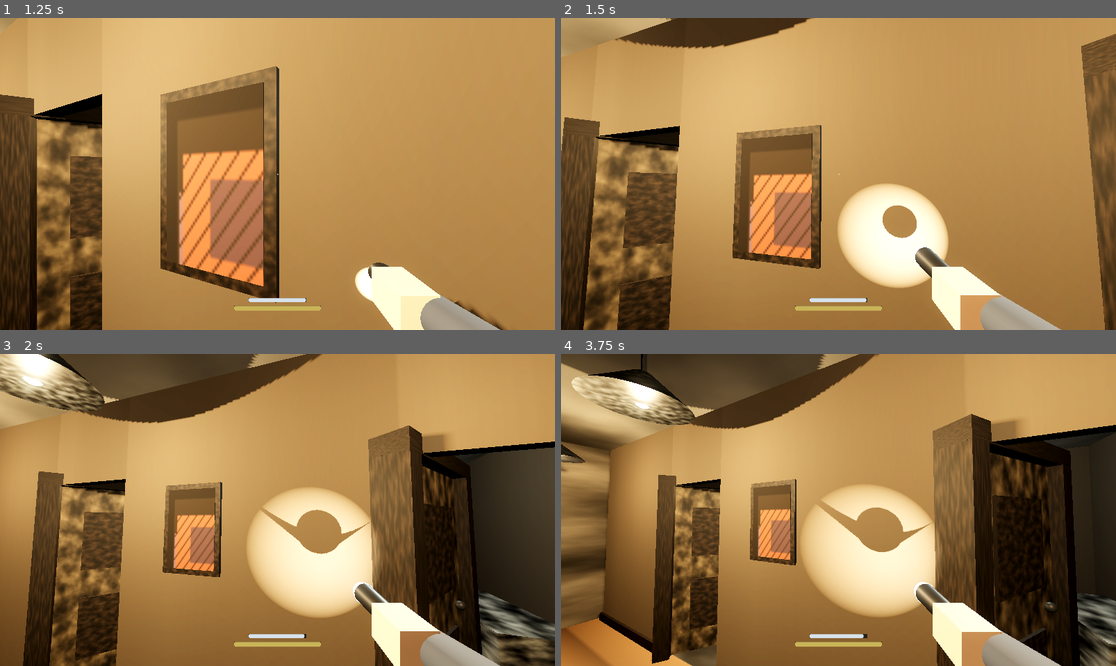
Above: before the commit, frames 1-4 (two rows, left to right).
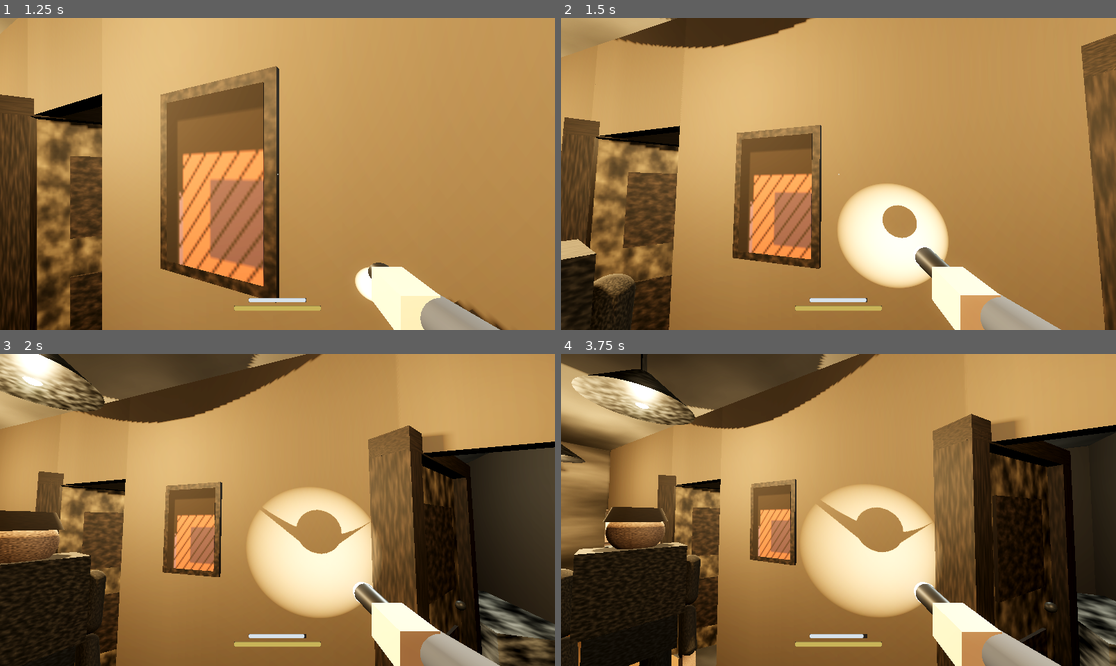
Above: after the commit, the same moments.

Repository: blastbeng/ProjectSpecterV2
Game: Godot game, scene res://scenes/boot.tscn
Same seed, same stepped clock (60 frames per second), same inputs: the game is played once before the commit and once after it.
Inputs (mouse positions are in pixels of both pictures, inside the frame that each line leads up to):
- Up to frame 1 (1.25 s): click "HOST MATCH" at 0.5 s
- Up to frame 2 (1.5 s): tap Enter (ui_accept) at 1.25 s; move the mouse to (866, 174) at 1.27 s; hold Up (ui_up) from 1.28 s (still down); tap Q at 1.35 s; click (866, 174) at 1.42 s
- Up to frame 3 (2 s): keep holding Up (ui_up); tap Enter (ui_accept) at 1.52 s
- Up to frame 4 (3.75 s): keep holding Up (ui_up); move the mouse to (810, 510) at 2.02 s; tap Ctrl at 2.1 s; tap Enter (ui_accept) at 2.27 s; move the mouse to (849, 503) at 2.77 s; hold Shift 2.78-3.53 s; move the mouse to (832, 516) at 3.52 s; tap Alt at 3.6 s; click (832, 516) at 3.67 s

Frame 1 is identical in both runs. In frame 2, 1.7% of the frame differs, in the area x 0-14%, y 70-100%; in frame 3, 6.0%; in frame 4, 8.7%, in the area x 0-26%, y 48-100%.

Commit message:
avatar: investigator humanoid (Vision 5.7) - primitive rig on pivots, detailed pixel-loop face, walk/idle/crouch procedural anim, hallway demo avatar; headless test_avatar PASS

Diff:
--- /dev/null
+++ b/scripts/entities/investigator_avatar.gd
@@ -0,0 +1,266 @@
+class_name InvestigatorAvatar
+extends Node3D
+## Investigator humanoid (Vision 5.7): primitive segments hung on Node3D
+## pivots, code-made detailed face texture, procedural walk/idle animation.
+## Mesh child of every pivot is offset half its length down, so rotating the
+## pivot swings the limb. Used for remote players, bots and a demo avatar.
+
+const HEAD_Y := 1.58
+const SHOULDER_Y := 1.42
+const HIP_Y := 0.99
+
+const SKINS: Array[Color] = [Color("c8a284"), Color("d3ac8c"), Color("a8764f"), Color("7c4a2d")]
+const JACKETS: Array[Color] = [Color("41506b"), Color("4a443b"), Color("474f44"), Color("5a4550")]
+const PANTS_C := Color("2c3138")
+const BOOT_C := Color("1e2126")
+const HAIR_C := Color("241a12")
+
+static var _face_cache: Dictionary = {}
+
+var player_index := 0
+var display_name := ""
+var _speed := 0.0
+var _crouching := false
+
+var _rig: Node3D
+var _torso: Node3D
+var _head: Node3D
+var _hips: Array[Node3D] = []
+var _knees: Array[Node3D] = []
+var _shoulders: Array[Node3D] = []
+var _elbows: Array[Node3D] = []
+var _phase := 0.0
+var _breath := 0.0
+var _walk01 := 0.0
+var _crouch01 := 0.0
+
+
+## Public drive API (network avatars / bots call this every frame).
+func drive(speed: float, sprinting := false, crouching := false) -> void:
+	_speed = speed
+	_crouching = crouching and not sprinting
+
+
+func _ready() -> void:
+	_build_rig()
+
+
+func _cloth(color: Color, rough := 0.88) -> StandardMaterial3D:
+	return MaterialFactory.grime(color, rough, 0.18)
+
+
+func _mesh(m: Mesh, mat: Material) -> MeshInstance3D:
+	var mi := MeshInstance3D.new()
+	mi.mesh = m
+	mi.material_override = mat
+	return mi
+
+
+## Detailed face per Vision 5.7/5.11: shading, brows, eyes with whites+iris,
+## nose, lips, stubble and hair band — all from a pixel loop; cached per skin.
+static func face_texture_detailed(skin: Color, seed_value := 0) -> ImageTexture:
+	var key := "faced:%s/%d" % [skin.to_html(), seed_value]
+	if _face_cache.has(key):
+		return _face_cache[key]
+	var img := Image.create(128, 128, false, Image.FORMAT_RGB8)
+	var rng := RandomNumberGenerator.new()
+	rng.seed = seed_value + 17
+	# Base skin with left/right shading, jaw shadow, brow highlight.
+	for y in range(128):
+		for x in range(128):
+			var shade := 1.0 - 0.14 * absf(float(x) / 127.0 - 0.5)
+			shade -= 0.10 * float(y > 98)
+			shade += 0.05 * float(y < 30)
+			img.set_pixel(x, y, Color(skin.r * shade, skin.g * shade, skin.b * shade))
+	# Eye sockets (dark) then whites then iris.
+	for y in range(52, 66):
+		for x in range(32, 52):
+			img.set_pixel(x, y, skin.darkened(0.4))
+		for x in range(76, 96):
+			img.set_pixel(x, y, skin.darkened(0.4))
+	for y in range(55, 63):
+		for x in range(35, 49):
+			img.set_pixel(x, y, Color(0.75, 0.76, 0.72))
+		for x in range(79, 93):
+			img.set_pixel(x, y, Color(0.75, 0.76, 0.72))
+	for y in range(57, 62):
+		for x in range(40, 43):
+			img.set_pixel(x, y, Color(0.28, 0.34, 0.38))
+		for x in range(84, 87):
+			img.set_pixel(x, y, Color(0.28, 0.34, 0.38))
+		for x in range(42, 44):
+			img.set_pixel(x, y, Color(0.1, 0.1, 0.12))
+		for x in range(86, 88):
+			img.set_pixel(x, y, Color(0.1, 0.1, 0.12))
+	# Brows.
+	for x in range(33, 51):
+		img.set_pixel(x, 50, skin.darkened(0.62))
+		img.set_pixel(x, 51, skin.darkened(0.62))
+		img.set_pixel(x + 44, 50, skin.darkened(0.62))
+		img.set_pixel(x + 44, 51, skin.darkened(0.62))
+	# Nose bridge + nostrils.
+	for y in range(68, 77):
+		for x in range(61, 67):
+			img.set_pixel(x, y, skin.darkened(0.12))
+	for x in range(60, 63):
+		img.set_pixel(x, 76, skin.darkened(0.5))
+	for x in range(65, 68):
+		img.set_pixel(x, 76, skin.darkened(0.5))
+	# Lips.
+	for x in range(48, 80):
+		img.set_pixel(x, 88, Color(0.34, 0.13, 0.13))
+	for x in range(51, 77):
+		img.set_pixel(x, 90, Color(0.245, 0.1, 0.1))
+	# Stubble speckle on jaw.
+	for i in range(420):
+		var x := rng.randi_range(38, 90)
+		var y := rng.randi_range(93, 112)
+		img.set_pixel(x, y, skin.darkened(rng.randf_range(0.22, 0.38)))
+	# Hair band across the top + sideburns.
+	for y in range(0, 15):
+		for x in range(8, 120):
+			img.set_pixel(x, y, HAIR_C if x % 9 != 0 else HAIR_C.lightened(0.08))
+	for y in range(15, 24):
+		for x in range(10, 28):
+			if rng.randf() < 0.55: img.set_pixel(x, y, HAIR_C)
+		for x in range(100, 118):
+			if rng.randf() < 0.55: img.set_pixel(x, y, HAIR_C)
+	var tex := ImageTexture.create_from_image(img)
+	_face_cache[key] = tex
+	return tex
+
+
+func _build_rig() -> void:
+	var skin := SKINS[player_index % SKINS.size()]
+	var jacket_c := JACKETS[player_index % JACKETS.size()]
+	var jacket := _cloth(jacket_c)
+	var pants := _cloth(PANTS_C)
+	var boots := _cloth(BOOT_C, 0.6)
+	var skin_m := MaterialFactory.grime(skin, 0.72, 0.35)
+
+	_rig = Node3D.new()
+	add_child(_rig)
+
+	# Torso: hip block + chest block + backpack silhouette.
+	_torso = Node3D.new()
+	_rig.add_child(_torso)
+	var hip_box := _mesh(BoxMesh.new(), pants)
+	(hip_box.mesh as BoxMesh).size = Vector3(0.34, 0.26, 0.21)
+	hip_box.position = Vector3(0, 1.06, 0)
+	_torso.add_child(hip_box)
+	var chest := _mesh(BoxMesh.new(), jacket)
+	(chest.mesh as BoxMesh).size = Vector3(0.40, 0.38, 0.24)
+	chest.position = Vector3(0, 1.31, 0)
+	_torso.add_child(chest)
+	var pack := _mesh(BoxMesh.new(), _cloth(Color("2a2d24"), 0.9))
+	(pack.mesh as BoxMesh).size = Vector3(0.26, 0.30, 0.13)
+	pack.position = Vector3(0, 1.28, 0.16)
+	_torso.add_child(pack)
+
+	# Head: skull sphere, textured face card slightly proud of it, hair cap.
+	_head = Node3D.new()
+	_head.position = Vector3(0, HEAD_Y, 0)
+	_rig.add_child(_head)
+	var skull := _mesh(SphereMesh.new(), skin_m)
+	(skull.mesh as SphereMesh).radius = 0.115
+	(skull.mesh as SphereMesh).height = 0.23
+	_head.add_child(skull)
+	var face := _mesh(BoxMesh.new(), null)
+	var face_mat := StandardMaterial3D.new()
+	face_mat.albedo_texture = face_texture_detailed(skin, player_index)
+	face_mat.roughness = 0.7
+	face.material_override = face_mat
+	(face.mesh as BoxMesh).size = Vector3(0.225, 0.22, 0.03)
+	face.position = Vector3(0, 0.004, 0.102)
+	_head.add_child(face)
+	var hair := _mesh(CylinderMesh.new(), _cloth(HAIR_C, 0.95))
+	(hair.mesh as CylinderMesh).top_radius = 0.098
+	(hair.mesh as CylinderMesh).bottom_radius = 0.126
+	(hair.mesh as CylinderMesh).height = 0.075
+	hair.position = Vector3(0, 0.088, -0.008)
+	_head.add_child(hair)
+
+	# Arms and legs: pivot -> capsule child offset half-length down.
+	for side in [-1.0, 1.0]:
+		var sh := Node3D.new()
+		sh.position = Vector3(0.25 * side, SHOULDER_Y, 0)
+		_rig.add_child(sh)
+		_shoulders.append(sh)
+		var upper := _mesh(CapsuleMesh.new(), jacket)
+		(upper.mesh as CapsuleMesh).radius = 0.05
+		(upper.mesh as CapsuleMesh).height = 0.30
+		upper.position = Vector3(0, -0.15, 0)
+		sh.add_child(upper)
+		var el := Node3D.new()
+		el.position = Vector3(0, -0.30, 0)
+		sh.add_child(el)
+		_elbows.append(el)
+		var fore := _mesh(CapsuleMesh.new(), jacket)
+		(fore.mesh as CapsuleMesh).radius = 0.042
+		(fore.mesh as CapsuleMesh).height = 0.28
+		fore.position = Vector3(0, -0.14, 0)
+		el.add_child(fore)
+		var hand := _mesh(BoxMesh.new(), skin_m)
+		(hand.mesh as BoxMesh).size = Vector3(0.06, 0.11, 0.08)
+		hand.position = Vector3(0, -0.31, 0.012)
+		el.add_child(hand)
+
+		var hip := Node3D.new()
+		hip.position = Vector3(0.095 * side, HIP_Y, 0)
+		_rig.add_child(hip)
+		_hips.append(hip)
+		var thigh := _mesh(CapsuleMesh.new(), pants)
+		(thigh.mesh as CapsuleMesh).radius = 0.068
+		(thigh.mesh as CapsuleMesh).height = 0.48
+		thigh.position = Vector3(0, -0.24, 0)
+		hip.add_child(thigh)
+		var knee := Node3D.new()
+		knee.position = Vector3(0, -0.48, 0)
+		hip.add_child(knee)
+		_knees.append(knee)
+		var shin := _mesh(CapsuleMesh.new(), pants)
+		(shin.mesh as CapsuleMesh).radius = 0.055
+		(shin.mesh as CapsuleMesh).height = 0.42
+		shin.position = Vector3(0, -0.21, 0)
+		knee.add_child(shin)
+		var boot := _mesh(BoxMesh.new(), boots)
+		(boot.mesh as BoxMesh).size = Vector3(0.11, 0.09, 0.24)
+		boot.position = Vector3(0, -0.42 - 0.045, 0.05)
+		knee.add_child(boot)
+
+
+func _process(delta: float) -> void:
+	_breath += delta
+	# walk01: 0 idle, ~1 walk, ~1.45 sprint (drives amplitude).
+	var walk_target := 0.0 if _speed < 0.15 else clampf(_speed / 3.2, 0.0, 1.45)
+	_walk01 = lerpf(_walk01, walk_target, clampf(6.0 * delta, 0.0, 1.0))
+	_crouch01 = lerpf(_crouch01, 1.0 if _crouching else 0.0, clampf(8.0 * delta, 0.0, 1.0))
+
+	if _walk01 > 0.03:
+		_phase += delta * (4.6 + _speed * 1.5)
+
+	var swing := sin(_phase)
+	# Legs: hips swing opposite phases; knees flex while the leg trails.
+	_hips[0].rotation.x = swing * 0.5 * _walk01 + 0.85 * _crouch01
+	_hips[1].rotation.x = -swing * 0.5 * _walk01 + 0.85 * _crouch01
+	_knees[0].rotation.x = -maxf(sin(_phase - 0.6), 0.0) * 0.7 * _walk01 - 1.1 * _crouch01
+	_knees[1].rotation.x = -maxf(sin(_phase + PI - 0.6), 0.0) * 0.7 * _walk01 - 1.1 * _crouch01
+
+	# Arms: swing opposite same-side legs, elbows bend more when forward.
+	_shoulder_base(0, -swing)
+	_shoulder_base(1, swing)
+
+	# Body bob + breathing + subtle roll; crouch lowers the whole rig with
+	# knees folded so feet stay near the floor.
+	_torso.position.y = sin(_phase * 2.0) * 0.02 * _walk01
+	_torso.scale = Vector3(1, 1.0 + sin(_breath * 1.3) * 0.006, 1)
+	_head.position.y = HEAD_Y + sin(_phase * 2.0 + 0.6) * 0.012 * _walk01
+	_head.rotation.y = sin(_breath * 0.6) * 0.05 * (1.0 - _walk01) + sin(_phase * 0.5) * 0.04 * _walk01
+	_rig.position.y = -0.18 * _crouch01
+	_rig.rotation.z = -swing * 0.02 * _walk01
+
+
+func _shoulder_base(i: int, s: float) -> void:
+	_shoulders[i].rotation.x = 0.14 + s * 0.45 * _walk01 + 0.25 * _crouch01
+	_shoulders[i].rotation.z = 0.08 if i == 0 else -0.08
+	_elbows[i].rotation.x = 0.38 + maxf(s, 0.0) * 0.5 * _walk01 - 0.15 * _crouch01
--- a/scripts/gameplay/match.gd
+++ b/scripts/gameplay/match.gd
@@ -7,6 +7,7 @@
 
 var _hud: MatchHUD
 var _player: PlayerController
+var _demo_avatar: InvestigatorAvatar
 
 func _ready() -> void:
 	print("MATCH: scene ready, house seed %d" % HOUSE_SEED)
@@ -22,6 +23,13 @@
 	_player.rotation.y = deg_to_rad(-155.0)
 	_hud = MatchHUD.new()
 	add_child(_hud)
+	# Demo teammate in the hallway until remote player avatars are wired.
+	_demo_avatar = InvestigatorAvatar.new()
+	_demo_avatar.player_index = 1
+	_demo_avatar.display_name = "Demo Investigator"
+	add_child(_demo_avatar)
+	_demo_avatar.position = Vector3(3.6, 0.0, 3.85)
+	_demo_avatar.rotation.y = deg_to_rad(75.0)
 
 
 func _process(_delta: float) -> void:
--- /dev/null
+++ b/tests/test_avatar.gd
@@ -0,0 +1,102 @@
+extends SceneTree
+## Headless investigator-avatar test (Vision 5.7): rig builds from primitives,
+## every limb pivot exists with a mesh child, face texture is generated with
+## real facial content, and driving it animates pivots without errors.
+
+const PASS_S := "TEST_AVATAR_RESULT=PASS"
+const FAIL_S := "TEST_AVATAR_RESULT=FAIL"
+
+
+func _init() -> void:
+	call_deferred("_run")
+
+
+func _fail(msg: String) -> void:
+	print(FAIL_S, " ", msg)
+	quit(1)
+
+
+func _run() -> void:
+	root.add_child(load("res://scenes/match.tscn").instantiate())
+	for i in 6:
+		await process_frame
+
+	var avatar := InvestigatorAvatar.new()
+	root.add_child(avatar)
+	avatar.position = Vector3(3.5, 0, 3.85)  # hallway demo spot
+	for i in 4:
+		await process_frame
+
+	# 1. Rig completeness: 2 hips/knees/shoulders/elbows and a head with a
+	# textured face card, all meshes assigned.
+	var pivots := [avatar.get("_hips"), avatar.get("_knees"),
+			avatar.get("_shoulders"), avatar.get("_elbows")]
+	var names := ["hips", "knees", "shoulders", "elbows"]
+	for i in pivots.size():
+		var arr: Array = pivots[i]
+		if arr == null or arr.size() != 2:
+			_fail("%s pivots != 2" % names[i])
+			return
+		for p in arr:
+			if not (p is Node3D) or (p as Node3D).get_child_count() == 0:
+				_fail("%s pivot missing/meshless" % names[i])
+				return
+	var head: Node3D = avatar.get("_head")
+	if head == null or head.get_child_count() < 3:
+		_fail("head rig incomplete")
+		return
+	var face_tex: ImageTexture = avatar.face_texture_detailed(Color("c8a284"), 3)
+	if face_tex == null:
+		_fail("face texture null")
+		return
+	var fimg: Image = face_tex.get_image()
+	var skin_px: Color = fimg.get_pixel(64, 40)   # forehead: should be skin shade
+	var eye_px: Color = fimg.get_pixel(36, 58)    # left eye white
+	var mouth_px: Color = fimg.get_pixel(64, 88)  # lips
+	if not (skin_px.get_luminance() > 0.2 and eye_px.get_luminance() > 0.45
+			and mouth_px.r > mouth_px.b + 0.08):
+		_fail("face texture lacks facial content (%s %s %s)" % [skin_px, eye_px, mouth_px])
+		return
+
+	# 2. Drive API: walking animates pivots (legs swing, phase advances).
+	avatar.drive(3.2)
+	var hip0: Node3D = (avatar.get("_hips") as Array)[0]
+	var knee0: Node3D = (avatar.get("_knees") as Array)[0]
+	var r0 := hip0.rotation.x
+	var k0 := knee0.rotation.x
+	for i in 30:
+		await process_frame
+	var r1 := hip0.rotation.x
+	var k1 := knee0.rotation.x
+	if absf(r1 - r0) < 0.05:
+		_fail("hip pivot not animating (%.3f -> %.3f)" % [r0, r1])
+		return
+	if absf(k1 - k0) < 0.02:
+		_fail("knee pivot not animating (%.3f -> %.3f)" % [k0, k1])
+		return
+
+	# 3. Crouch pose: drive(crouch=true) folds the rig down and closes knees.
+	avatar.drive(0.0, false, true)
+	for i in 40:
+		await process_frame
+	var rig_y: float = (avatar.get("_rig") as Node3D).position.y
+	if rig_y > -0.08:
+		_fail("crouch rig drop too small (y=%.3f)" % rig_y)
+		return
+	if knee0.rotation.x > -0.6:
+		_fail("crouch knees not folded (%.3f)" % knee0.rotation.x)
+		return
+
+	# 4. Second variant: different skin/jacket combination, no crash.
+	avatar.queue_free()
+	var avatar2 := InvestigatorAvatar.new()
+	avatar2.player_index = 2
+	root.add_child(avatar2)
+	for i in 6:
+		await process_frame
+	if avatar2.get("_rig") == null:
+		_fail("variant rig missing")
+		return
+
+	print(PASS_S)
+	quit(0)
Not shown, added: scripts/entities/investigator_avatar.gd.uid
Not shown, added: tests/test_avatar.gd.uid
Not shown, added: tests/test_house.gd.uid
Not shown, added: tests/test_locks.gd.uid
